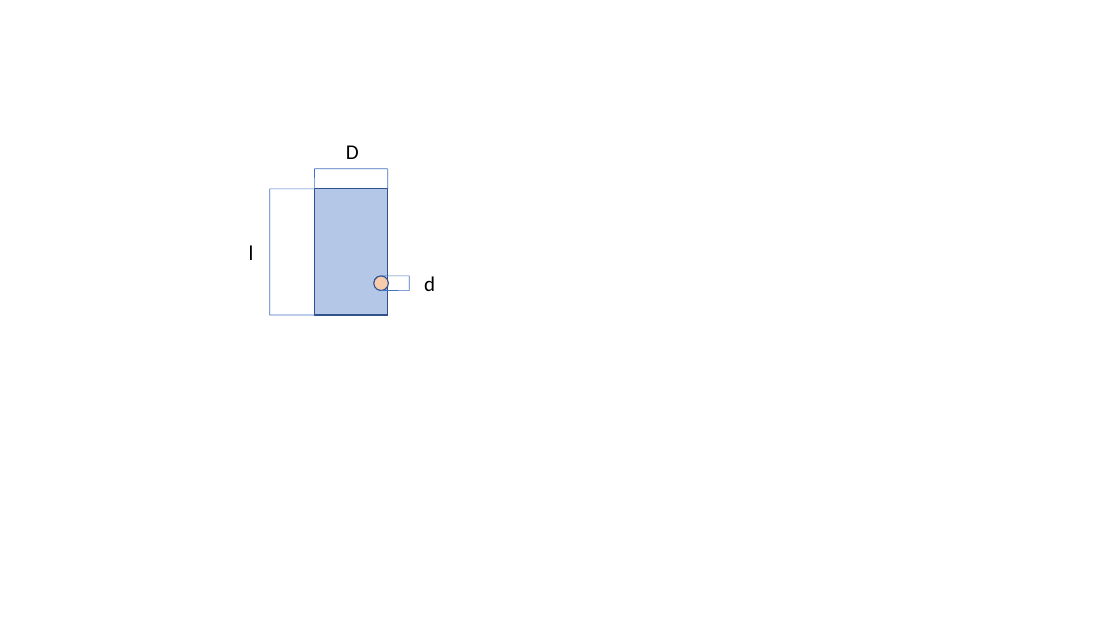
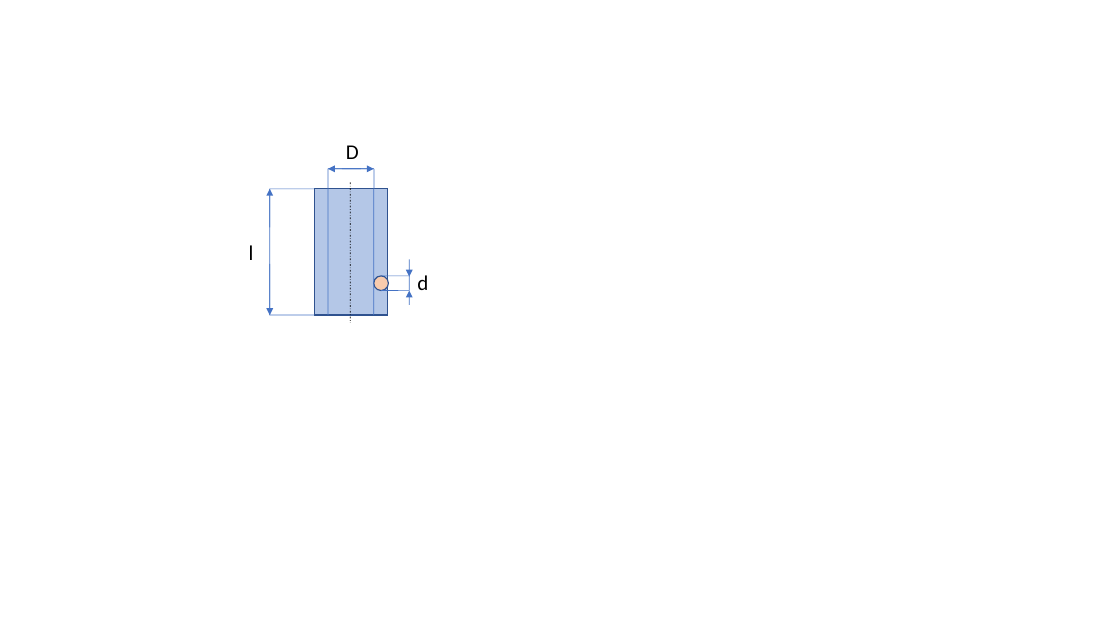
Before and after one commit to Katzenfuetterungsanlage/fuettr_prototype, a slide deck: slide 1 of Mechanical/Schemenskizzen/Powerpoint/Feder.odp. Drawn at 1120x630 pixels with LibreOffice and Linux fonts; fonts in the diff are those of the drawing. Boxes give left, top, right and bottom in pixels: in the first picture for what was removed or moved away, otherwise in the second. Text is boxed around its words. In the diff, an @@ line names an element or a change of style, - is before the commit and + after.

```diff
--- a/Mechanical/Schemenskizzen/Powerpoint/Feder.odp
+++ b/Mechanical/Schemenskizzen/Powerpoint/Feder.odp
@@ line moved from (314, 189) - (314, 169) to (328, 189) - (329, 169) @@
@@ line moved from (314, 169) - (387, 169) to (328, 169) - (374, 169) @@
@@ arrow added from (361, 169) to (328, 169), #4472C4 0.51 pt @@
@@ arrow added from (342, 169) to (374, 169), #4472C4 0.51 pt @@
@@ line moved from (388, 189) - (388, 169) to (374, 189) - (374, 169) @@
@@ arrow added from (270, 228) to (270, 189), #4472C4 0.51 pt @@
@@ line added from (328, 189) to (329, 315), #4472C4 0.51 pt @@
@@ line added from (350, 182) to (350, 323), #000000 0.51 pt @@
@@ line added from (374, 189) to (374, 315), #4472C4 0.51 pt @@
@@ arrow added from (270, 264) to (270, 315), #4472C4 0.51 pt @@
@@ text "d": place and size @@
-text "d" at bbox=[424, 276, 435, 291]
+text "d" at bbox=[417, 275, 428, 290]
@@ arrow added from (409, 260) to (409, 276), #4472C4 0.51 pt @@
@@ arrow added from (409, 305) to (409, 291), #4472C4 0.51 pt @@
```
Also in this commit, not shown: 12 other files.
